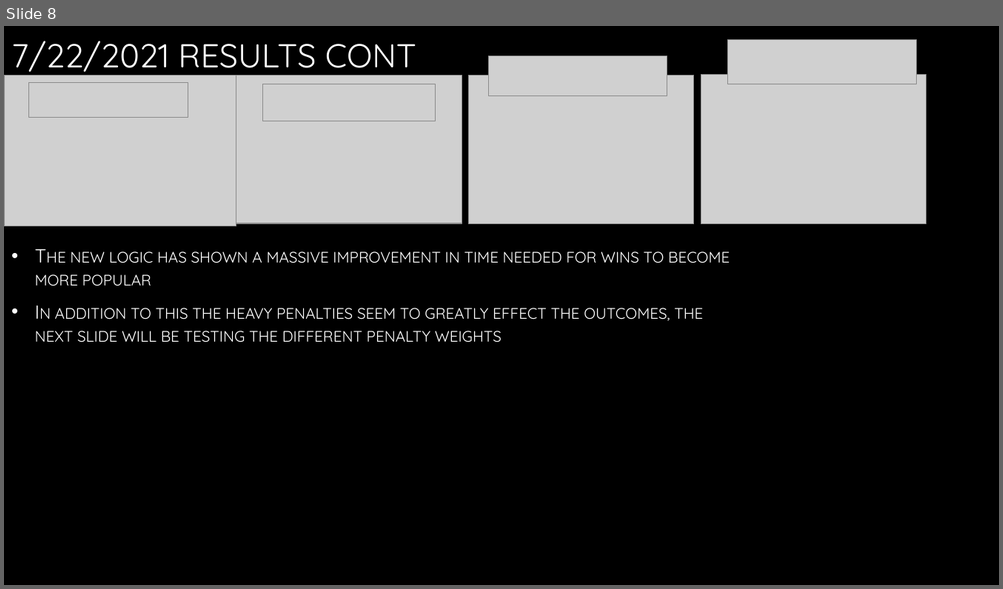
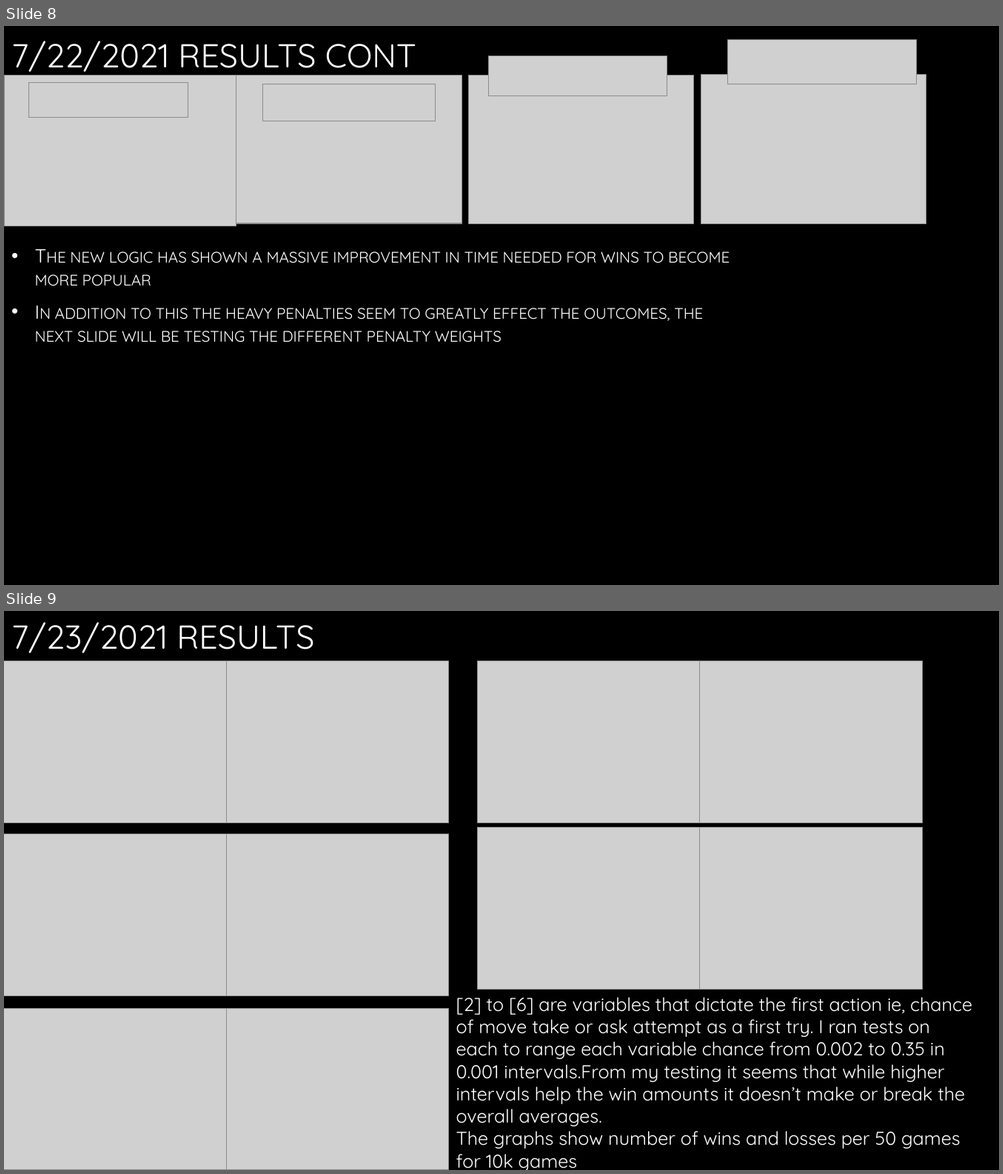
Before and after one commit to kch34/summer_2021, a slide deck: Reinforcement Learning/experiments.pptx. Shown one above the other, each under a label of ours: slide 8 before the commit, slides 8 and 9 after it. The pictures are 1003x589 and 1003x1174 pixels, drawn with LibreOffice and Linux fonts; fonts in the diff are those of the drawing; grey boxes stand for pictures; background and template pictures are left out. Boxes give left, top, right and bottom in pixels: in the first picture for what was removed or moved away, otherwise in the second. Text is boxed around its words. In the diff, an @@ line names an element or a change of style, - is before the commit and + after.

Commit message:
7/23/2021
Today I went through and experimented with which variables affect the decision making the most and found the rewards and penalties effect it the most.
I thought which action the model takes first would effect it but regardless of action selected first the model stills weighs the reward/penalties for moving a given block and can decide against it and attempt a different more suitable action

```diff
--- a/Reinforcement Learning/experiments.pptx
+++ b/Reinforcement Learning/experiments.pptx
@@ slide 9 added at bbox=[4, 611, 999, 1170], background picture (left out) @@
@@ title added at bbox=[11, 622, 314, 653], 32 pt, text gradient #FFFFFF to #A6A6A6 @@
+7/23/2021 RESULTS
@@ picture added at bbox=[4, 661, 226, 823] @@
@@ picture added at bbox=[226, 661, 449, 823] @@
@@ picture added at bbox=[477, 661, 700, 823] @@
@@ picture added at bbox=[700, 661, 922, 823] @@
@@ picture added at bbox=[477, 827, 700, 989] @@
@@ picture added at bbox=[700, 827, 922, 989] @@
@@ picture added at bbox=[4, 834, 226, 996] @@
@@ picture added at bbox=[226, 834, 449, 996] @@
@@ picture added at bbox=[4, 1008, 226, 1170] @@
@@ picture added at bbox=[226, 1008, 449, 1170] @@
@@ text added at bbox=[456, 997, 972, 1170], 18 pt, text #FFFFFF @@
+[2] to [6] are variables that dictate the first action ie, chance of move take or ask attempt as a first try. I ran tests on each to range each variable chance from 0.002 to 0.35 in 0.001 intervals.From my testing it seems that while higher intervals help the win amounts it doesn’t make or break the overall averages.
+The graphs show number of wins and losses per 50 games for 10k games
```
Also in this commit, not shown: 3 slides changed, 1 other slide added, 1 slide removed, 1 other file.
